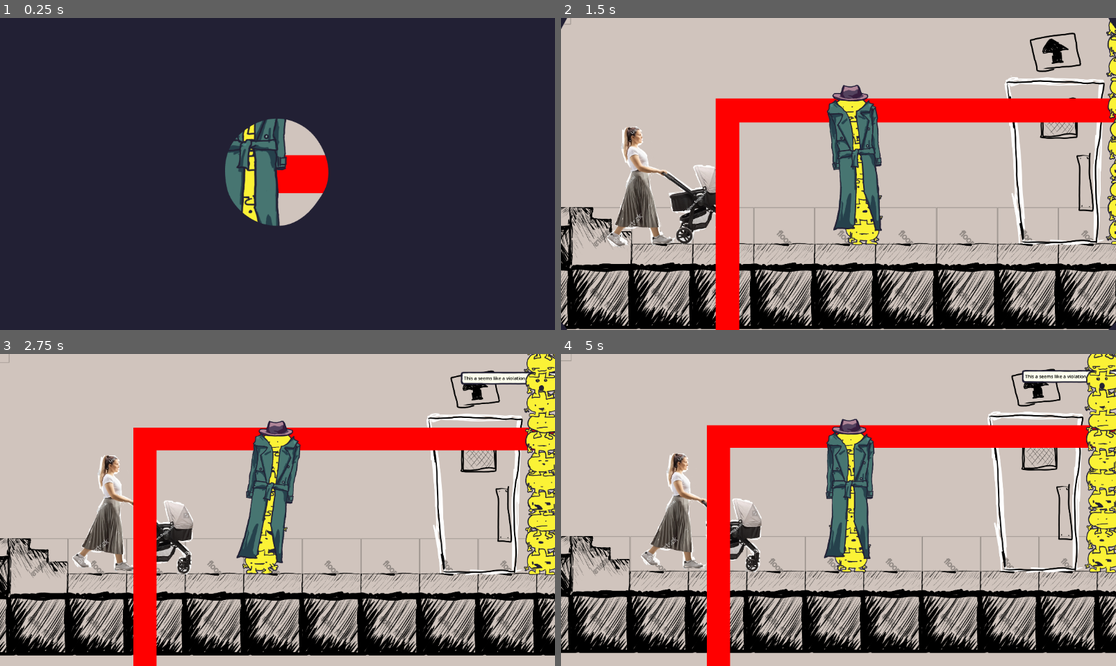
Above: before the commit, frames 1-4 (two rows, left to right).
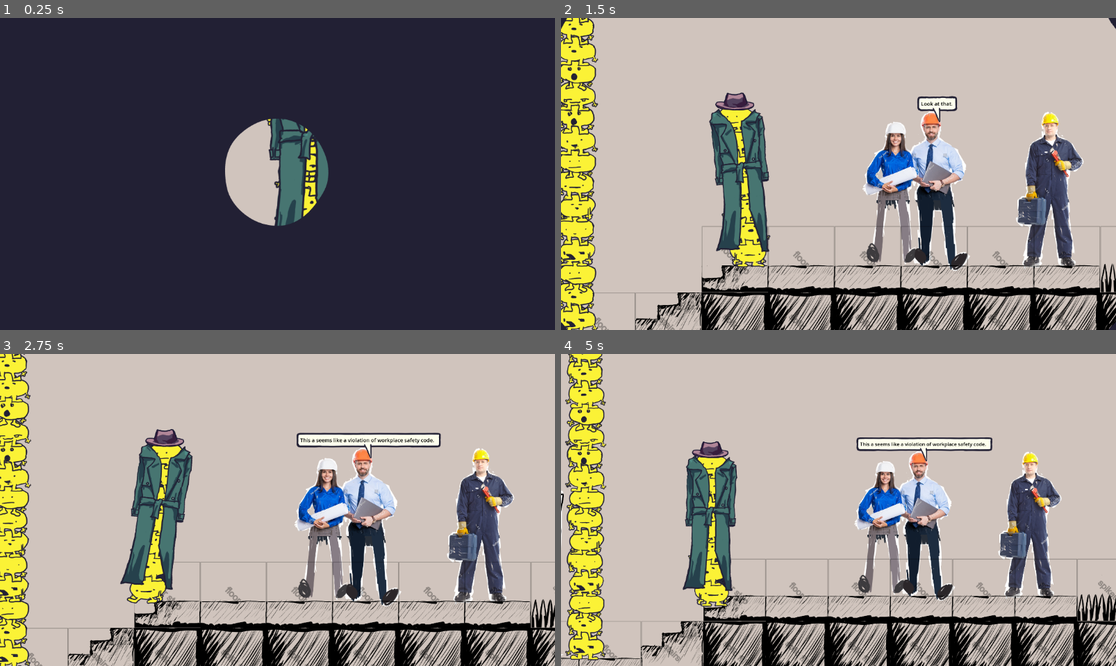
Above: after the commit, the same moments.

Repository: JCoMcL/gourt-game
Game: Godot game, scene res://level/level-container.tscn
Same seed, same stepped clock (60 frames per second), same inputs: the game is played once before the commit and once after it.
Inputs (mouse positions are in pixels of both pictures, inside the frame that each line leads up to):
- Up to frame 1 (0.25 s): no input
- Up to frame 2 (1.5 s): move the mouse to (960, 158) at 0.52 s; hold Right (go right) 0.53-1.25 s; hold Up (enter door) 0.53-1.25 s; click (960, 158) at 0.67 s; drag from (727, 189) to (1066, 164) at 1.27 s
- Up to frame 3 (2.75 s): move the mouse to (333, 441) at 2.02 s; hold Left (go left) from 2.03 s (still down); hold Mouse wheel down (move equipment down) from 2.03 s (still down)
- Up to frame 4 (5 s): release Left (go left) at 2.75 s; release Mouse wheel down (move equipment down) at 2.75 s; drag from (810, 572) to (838, 428) at 2.77 s; move the mouse to (1005, 556) at 3.52 s; hold Right (go right) 3.53-4.25 s; hold Right mouse button (probe) 3.53-4.25 s; drag from (672, 463) to (755, 432) at 4.27 s

The runs differ from the first frame. In frame 1, 4.9% of the frame differs, in the area x 40-60%, y 32-67%; in frame 2, 49%; in frame 3, 52%; in frame 4, 52%, in the area x 0-100%, y 0-100%.

Commit message:
scrap the dynamic primary zone idea because complicated to implement and would probably generate infinte bugs due to tying element of game logic to the screen size. Instead use a fixed aspect ratio area that resizes itself based on zoom and add some nice yutes to Yute to get the new rect calculation working. It does work, but has that predictable problem of getting stuck on the thing that it's focused on

Diff:
--- /dev/null
+++ b/level/activation_zone.gd
@@ -0,0 +1,7 @@
+extends Area2D
+
+@onready var parent: Camera2D = get_parent()
+@onready var initial_size: Vector2 = $CollisionShape2D.shape.size
+
+func _physics_process(delta: float) -> void:
+	$CollisionShape2D.shape.size = initial_size / parent.zoom
--- a/level/office-level.tscn
+++ b/level/office-level.tscn
@@ -9,6 +9,7 @@
 [ext_resource type="Texture2D" uid="uid://bbimgxq3cdac" path="res://props/stroller.png" id="10_yl1fq"]
 [ext_resource type="Texture2D" uid="uid://c2yk215wr6t2u" path="res://props/table.png" id="11_6o0x5"]
 [ext_resource type="PackedScene" uid="uid://w8bqgkgk58k5" path="res://gourts/disguise/disguise.tscn" id="12_4gsd2"]
+[ext_resource type="Script" uid="uid://6foq1gufj00l" path="res://level/activation_zone.gd" id="12_5y8te"]
 [ext_resource type="PackedScene" uid="uid://cji7qwgt0f3t8" path="res://gourts/stack.tscn" id="12_utg4x"]
 [ext_resource type="Texture2D" uid="uid://bcuiskm22h53j" path="res://props/poster.png" id="13_1slrw"]
 [ext_resource type="PackedScene" uid="uid://bdhee0fbyvgae" path="res://gourts/gourt.tscn" id="13_ax68m"]
@@ -58,6 +59,9 @@
 [sub_resource type="CircleShape2D" id="CircleShape2D_w4oyg"]
 radius = 26.0
 
+[sub_resource type="RectangleShape2D" id="RectangleShape2D_5y8te"]
+size = Vector2(1154, 640)
+
 [sub_resource type="ShaderMaterial" id="ShaderMaterial_twwvs"]
 resource_local_to_scene = true
 shader = ExtResource("14_1axx8")
@@ -158,6 +162,14 @@
 player_character = NodePath("../Gourt Stack/Gourt1")
 metadata/_custom_type_script = "uid://cdsy208jbfkdj"
 
+[node name="ActivationZone" type="Area2D" parent="Master"]
+collision_layer = 0
+collision_mask = 8
+script = ExtResource("12_5y8te")
+
+[node name="CollisionShape2D" type="CollisionShape2D" parent="Master/ActivationZone"]
+shape = SubResource("RectangleShape2D_5y8te")
+
 [node name="Janitor" parent="." instance=ExtResource("14_twwvs")]
 material = SubResource("ShaderMaterial_twwvs")
 position = Vector2(2203, 49)
@@ -172,12 +184,14 @@
 facing = 3
 
 [node name="Conversation" parent="." node_paths=PackedStringArray("actors") instance=ExtResource("15_1axx8")]
-position = Vector2(1913, -29)
-actors = [NodePath("../Inspectors"), NodePath("../Janitor")]
+position = Vector2(1960, -29)
+collision_layer = 8
+collision_mask = 0
+actors = [NodePath("../Inspectors"), NodePath("../Janitor"), NodePath("../Gourt Stack/Gourt0")]
 
 [node name="Gourt Stack" parent="." node_paths=PackedStringArray("root_child") instance=ExtResource("12_utg4x")]
 y_sort_enabled = true
-position = Vector2(-876, 529)
+position = Vector2(908, 239)
 root_child = NodePath("Gourt0")
 
 [node name="Gourt0" parent="Gourt Stack" node_paths=PackedStringArray("head_friend") instance=ExtResource("13_ax68m")]
--- a/player.gd
+++ b/player.gd
@@ -33,10 +33,9 @@
 	return c
 
 func _process(delta):
+	if player_character:
+		player_character.command(get_commands())
 	Engine.time_scale = 0.1 if Input.is_action_pressed("slomo") else 1.0
-
-func smooth(delta: float, smoothing: float):
-	return (delta / smoothing) if smoothing > 0 else 1
 
 class TrackingError:
 	var position_error: Vector2
@@ -58,24 +57,20 @@
 		)
 	)
 
-func correct_rect(r: Rect2, error: TrackingError):
-	return Rect2(
-		(r.position - r.get_center()) * error.zoom_error + r.get_center() + error.position_error,
-		r.size / error.zoom_error
-	)
+func smooth(delta: float, smoothing: float):
+	return (delta / smoothing) if smoothing > 0 else 1
 
-var corrected_rect: Rect2
 func _physics_process(delta: float) -> void:
 	if player_character:
-		player_character.command(get_commands())
-		var viewport_rect = Yute.get_viewport_world_rect(self)
+		var track_rects: Array[Rect2] = [Yute.get_global_rect(player_character)]
+
+		for a: Area2D in $ActivationZone.get_overlapping_areas():
+			track_rects.append(Yute.get_global_rect(a))
+
 		var t_err = get_tracking_error(
-			viewport_rect,
-			player_character.get_global_rect(),
+			Yute.get_viewport_world_rect(self),
+			Yute.union_rect(track_rects),
 		)
-		corrected_rect = correct_rect(viewport_rect, t_err)
-		corrected_rect.position -= position
-		queue_redraw()
 		global_position += t_err.position_error.move_toward(Vector2.ZERO, position_threshold) * smooth(delta, position_smoothing)
 		zoom = lerp(zoom, Vector2.ONE * t_err.zoom_error, smooth(delta, zoom_smoothing))
 
@@ -150,7 +145,3 @@
 		return false
 	player_character = a
 	return player_character == a
-
-func _draw():
-	if corrected_rect:
-		draw_rect(corrected_rect, Color("red"), false, 100)
--- a/project.godot
+++ b/project.godot
@@ -87,7 +87,7 @@
 2d_physics/layer_1="solid"
 2d_physics/layer_2="characters"
 2d_physics/layer_3="special solid"
-2d_physics/layer_4="gaura"
+2d_physics/layer_4="camera zone"
 2d_physics/layer_5="door"
 2d_physics/layer_6="interactive"
 
--- a/tools/yute.gd
+++ b/tools/yute.gd
@@ -61,6 +61,20 @@
 
 	return new_pos
 
+func union_rect(a: Array[Rect2]) -> Rect2:
+	if not a:
+		return Rect2()
+
+	var top_left = a[0].position
+	var bottom_right = a[0].end
+	for r in a:
+		top_left.x = r.position.x if r.position.x < top_left.x else top_left.x
+		top_left.y = r.position.y if r.position.y > top_left.y else top_left.y
+		bottom_right.x = r.end.x if r.end.x > bottom_right.x else bottom_right.x
+		bottom_right.y = r.end.y if r.end.y < bottom_right.y else bottom_right.y
+
+	return Rect2(top_left, bottom_right - top_left)
+
 func get_global_rect(o: Node) -> Rect2:
 	if not o:
 		return Rect2(Vector2.ZERO, Vector2.ZERO)
@@ -71,6 +85,13 @@
 			var r = o.get_rect()
 			r.position += o.global_position
 			return r
+	if o is CollisionShape2D and o.shape:
+		var r = o.shape.get_rect()
+		r.position += o.global_position
+	if o is Area2D:
+		for child in o.get_children():
+			if child is CollisionShape2D and child.shape:
+				return get_global_rect(child)
 
 	return Rect2(o.global_position, Vector2.ZERO)
 
Not shown, added: level/activation_zone.gd.uid
Not shown: 1 places in level/office-level.tscn that only renumber resources
